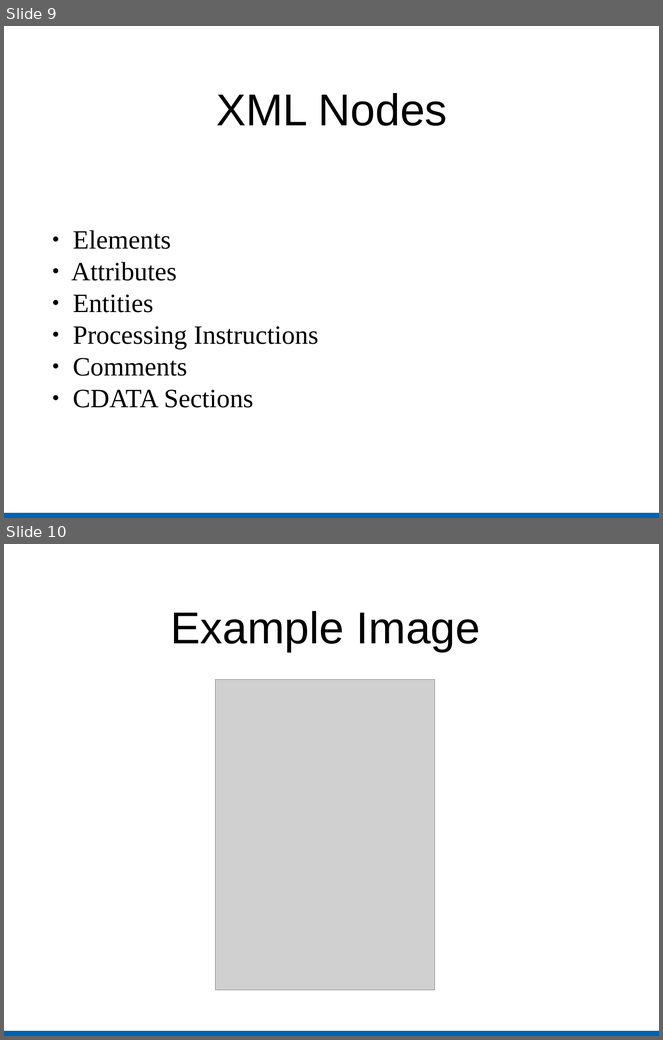
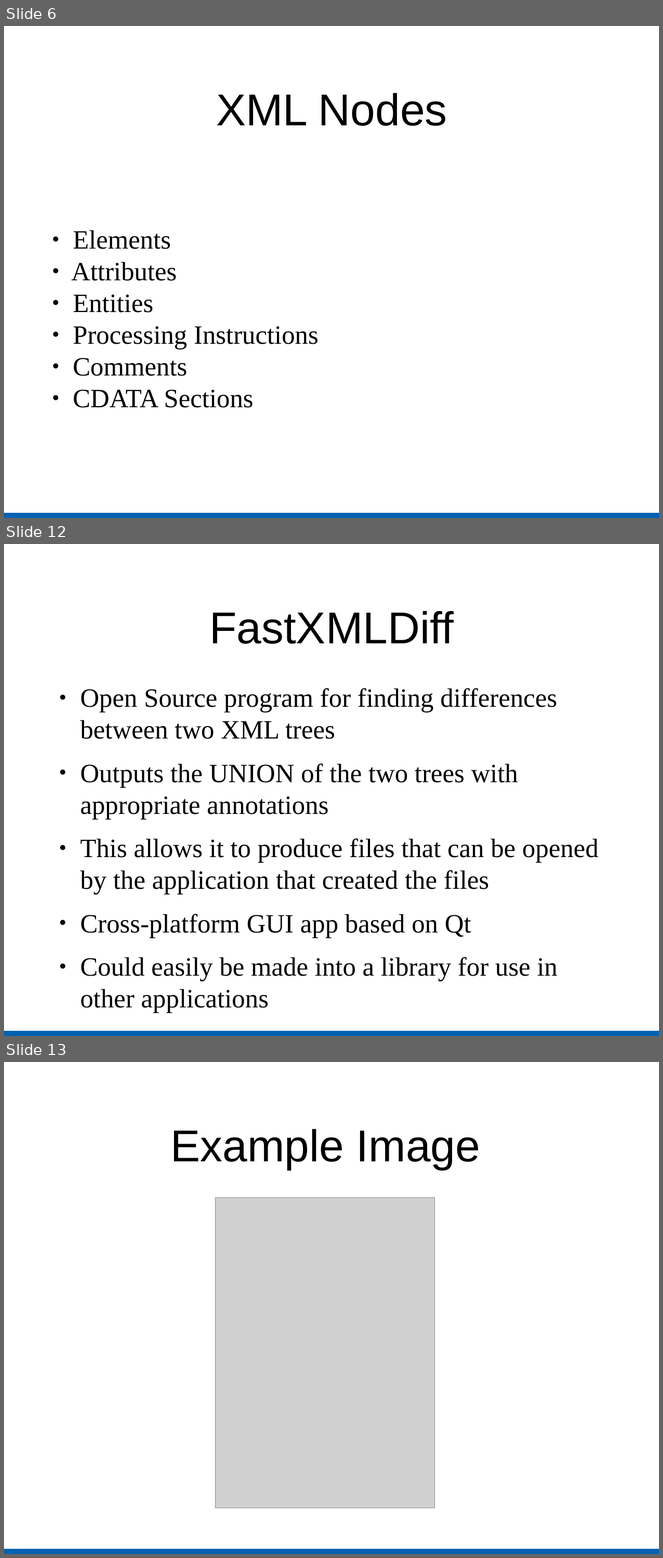
Before and after one commit to kratos12000/FastXMLDiff, a slide deck: Presentation/Slides.odp. Shown one above the other, each under a label of ours: slides 9 and 10 before the commit, slides 6, 12 and 13 after it; the slides between them are not shown. The pictures are 663x1040 and 663x1558 pixels, drawn with LibreOffice and Linux fonts; fonts in the diff are those of the drawing; grey boxes stand for pictures. Boxes give left, top, right and bottom in pixels: in the first picture for what was removed or moved away, otherwise in the second. Text is boxed around its words. In the diff, an @@ line names an element or a change of style, - is before the commit and + after.

```diff
--- a/Presentation/Slides.odp
+++ b/Presentation/Slides.odp
@@ slide 12 added at [4,544,659,1036], background #FFFFFF; not listed: 1 template element that a slide beside it also shows @@
@@ title added at [209,611,454,644], 54 pt, text #000000 @@
+FastXMLDiff
@@ text added at [80,688,599,1013], 32 pt, text #000000 @@
+● Open Source program for finding differences between two XML trees
+● Outputs the UNION of the two trees with appropriate annotations
+● This allows it to produce files that can be opened by the application that created the files
+● Cross-platform GUI app based on Qt
+● Could easily be made into a library for use in other applications
@@ what was slide 9 is now slide 6 @@
@@ what was slide 10 is now slide 13 @@
```
Also in this commit, not shown: 1 slide changed, 10 other slides added, 8 slides removed.
